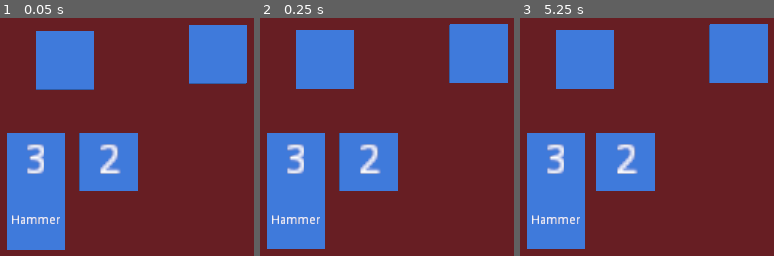
Above: before the commit, frames 1-3 (left to right).
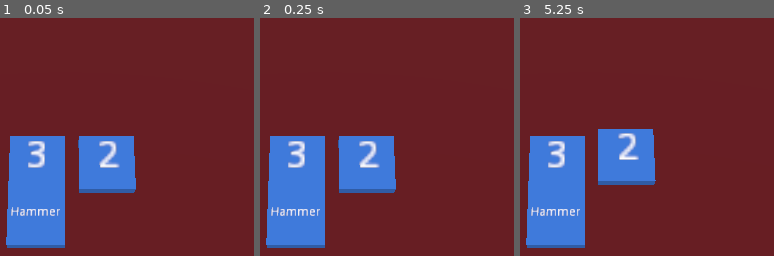
Above: after the commit, the same moments.

Repository: njj-abs/godot-merge-tile
Game: Godot game, scene res://3D/physics/DragAndDrop.tscn
The game is run twice, just before and just after one commit, with the same random seed, the same clock (stepped at 60 frames per second) and the same inputs. This scene is started directly instead of the project's main scene.
Inputs (mouse positions are in pixels of both pictures, inside the frame that each line leads up to):
- Up to frame 1 (0.05 s): no input
- Up to frame 2 (0.25 s): no input
- Up to frame 3 (5.25 s): tap Enter at 0.5, 2, 3.5 s; move the mouse to (761, 139) at 0.52 s; click (761, 139) at 0.67 s; tap Space at 1.25, 2.75, 4.25 s; drag from (outside the picture) to (545, 255) at 1.27 s; move the mouse to (664, 58) at 2.02 s; click (664, 58) at 2.17 s; drag from (545, 255) to (outside the picture) at 2.77 s; move the mouse to (outside the picture) at 3.52 s; click (outside the picture) at 3.67 s; drag from (outside the picture) to (outside the picture) at 4.27 s; move the mouse to (624, 163) at 5.02 s; click (624, 163) at 5.17 s

The runs differ from the first frame. In frame 1, 16% of the frame differs, in the area x 2-98%, y 2-98%; in frame 2, 16%; in frame 3, 16%.

Commit message:
Changed the camera position.

Diff:
--- a/3D/physics/DragAndDrop.tscn
+++ b/3D/physics/DragAndDrop.tscn
@@ -20,18 +20,20 @@
 script = ExtResource( 1 )
 
 [node name="Camera" type="Camera" parent="."]
-transform = Transform( 1, 0, 0, 0, -4.37114e-08, 1, 0, -1, -4.37114e-08, 0, 20, 0 )
+transform = Transform( 1, 0, 0, 0, 0.34202, 0.939693, 0, -0.939693, 0.34202, 0, 20, 7 )
 keep_aspect = 0
 current = true
 
 [node name="Tile" parent="." instance=ExtResource( 3 )]
 transform = Transform( 1, 0, 0, 0, 1, 0, 0, 0, 1, 5.28965, 0.1, -3.72262 )
+visible = false
 
 [node name="Tile2" parent="." instance=ExtResource( 3 )]
 transform = Transform( 1, 0, 0, 0, 1, 0, 0, 0, 1, 0.00404263, 0.1, -3.51251 )
+visible = false
 
 [node name="Floor" type="KinematicBody" parent="."]
-transform = Transform( 14, 0, 0, 0, 5, 0, 0, 0, 10, 0, 0, 0 )
+transform = Transform( 26, 0, 0, 0, 5, 0, 0, 0, 16, 0, 0, 0 )
 motion/sync_to_physics = true
 
 [node name="CollisionShape" type="CollisionShape" parent="Floor"]
@@ -44,21 +46,21 @@
 material/0 = SubResource( 7 )
 
 [node name="BottomStaticBody" type="StaticBody" parent="."]
-transform = Transform( 1, 0, 0, 0, 1, 0, 0, 0, 1, 0, 1.14524, 9.19732 )
+transform = Transform( 1.60903, 0, 0, 0, 1, 0, 0, 0, 1, 0, 1.145, 9 )
 
 [node name="CollisionShape" type="CollisionShape" parent="BottomStaticBody"]
 transform = Transform( 13.8877, 0, 0, 0, 1, 0, 0, 0, 1, 0, 0, 0 )
 shape = SubResource( 11 )
 
 [node name="TopStaticBody" type="StaticBody" parent="."]
-transform = Transform( 1, 0, 0, 0, 1, 0, 0, 0, 1, 0, 1.14524, -9.08236 )
+transform = Transform( 1.52634, 0, 0, 0, 1, 0, 0, 0, 1, 0, 1.145, -11 )
 
 [node name="CollisionShape" type="CollisionShape" parent="TopStaticBody"]
 transform = Transform( 13.8877, 0, 0, 0, 1, 0, 0, 0, 1, 0, 0, 0 )
 shape = SubResource( 11 )
 
 [node name="LeftStaticBody" type="StaticBody" parent="."]
-transform = Transform( 0.0791973, 0, 0, 0, 1, 0, 0, 0, 9.05702, -14.9836, 0.71321, 0.972897 )
+transform = Transform( 0.0774666, 0, 3.07167, 0, 1, 0, -0.016466, 0, 14.451, -15, 0.713, 0 )
 physics_material_override = SubResource( 12 )
 
 [node name="CollisionShape" type="CollisionShape" parent="LeftStaticBody"]
@@ -66,7 +68,7 @@
 shape = SubResource( 11 )
 
 [node name="RightStaticBody" type="StaticBody" parent="."]
-transform = Transform( 0.0791973, 0, 0, 0, 1, 0, 0, 0, 9.05702, 14.9357, 0.71321, 0.972897 )
+transform = Transform( 0.0774667, 0, -3.1378, 0, 1, 0, 0.016466, 0, 14.7622, 15, 0.713, 0 )
 physics_material_override = SubResource( 12 )
 
 [node name="CollisionShape" type="CollisionShape" parent="RightStaticBody"]
--- a/3D/physics/Tile.gd
+++ b/3D/physics/Tile.gd
@@ -55,8 +55,8 @@
 		var position = tile.position;
 
 		tile_instance.translation = Vector3(position.x, position.y, position.z)
-		tile_instance.scale = Vector3(0.5,0.5,0.5)
-		tile_instance.apply_impulse(Vector3(0.1, 0, 0), Vector3(tile.velocity,0,5.5))
+		tile_instance.scale = Vector3(0.5, 2,0.5)
+		tile_instance.apply_impulse(Vector3(0.1, 0, 0), Vector3(tile.velocity,0,0))
 
 		tile_instance.get_node("Label3D").text = str(tile.value)
 		tile_instance.value = tile.value
--- a/3D/physics/Tile.tscn
+++ b/3D/physics/Tile.tscn
@@ -25,11 +25,12 @@
 script = ExtResource( 1 )
 
 [node name="Label3D" type="Label3D" parent="."]
-transform = Transform( 1, 0, 0, 0, -4.37114e-08, 1, 0, -1, -4.37114e-08, 0, 0.2, 0 )
+transform = Transform( 1, 0, 0, 0, -4.37114e-08, 1, 0, -1, -4.37114e-08, 0, 1, 0 )
 pixel_size = 0.1
 script = ExtResource( 3 )
 
 [node name="square" parent="." instance=ExtResource( 4 )]
+transform = Transform( 1, 0, 0, 0, 4, 0, 0, 0, 1, 0, 0, 0 )
 
 [connection signal="body_entered" from="." to="." method="_on_Tile_body_entered"]
 [connection signal="body_exited" from="." to="." method="_on_Tile_body_exited"]
